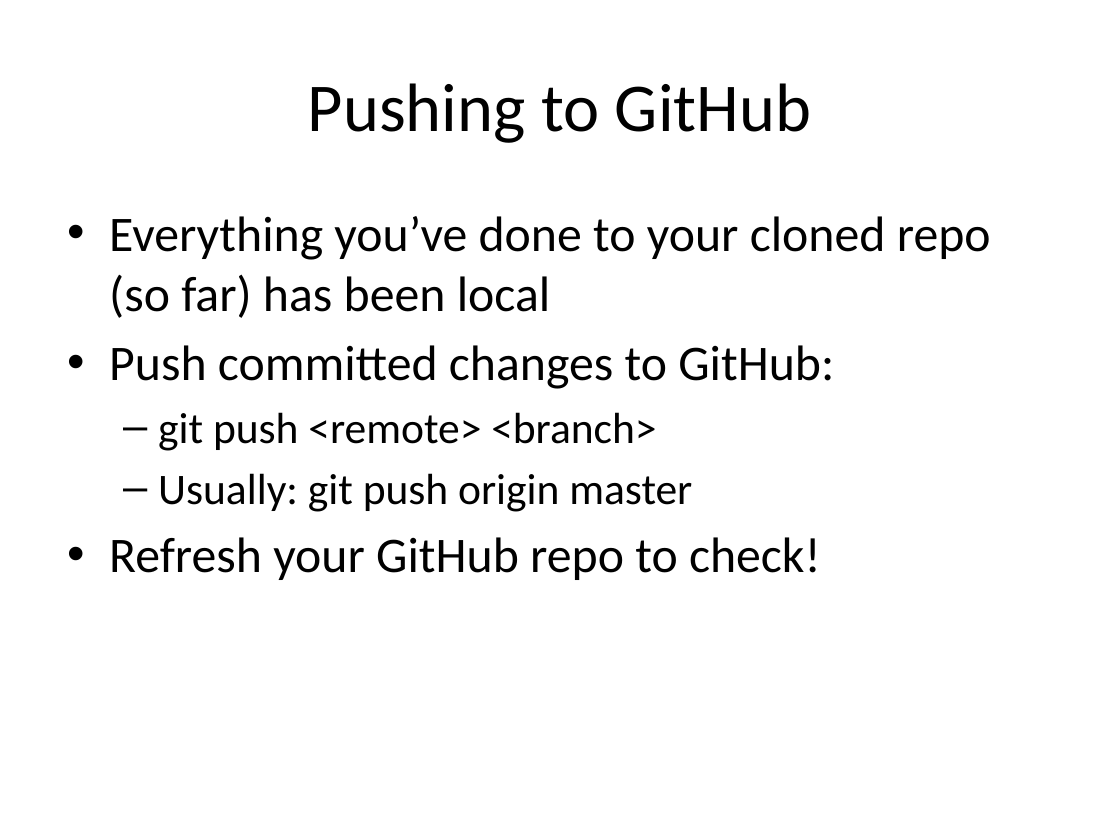
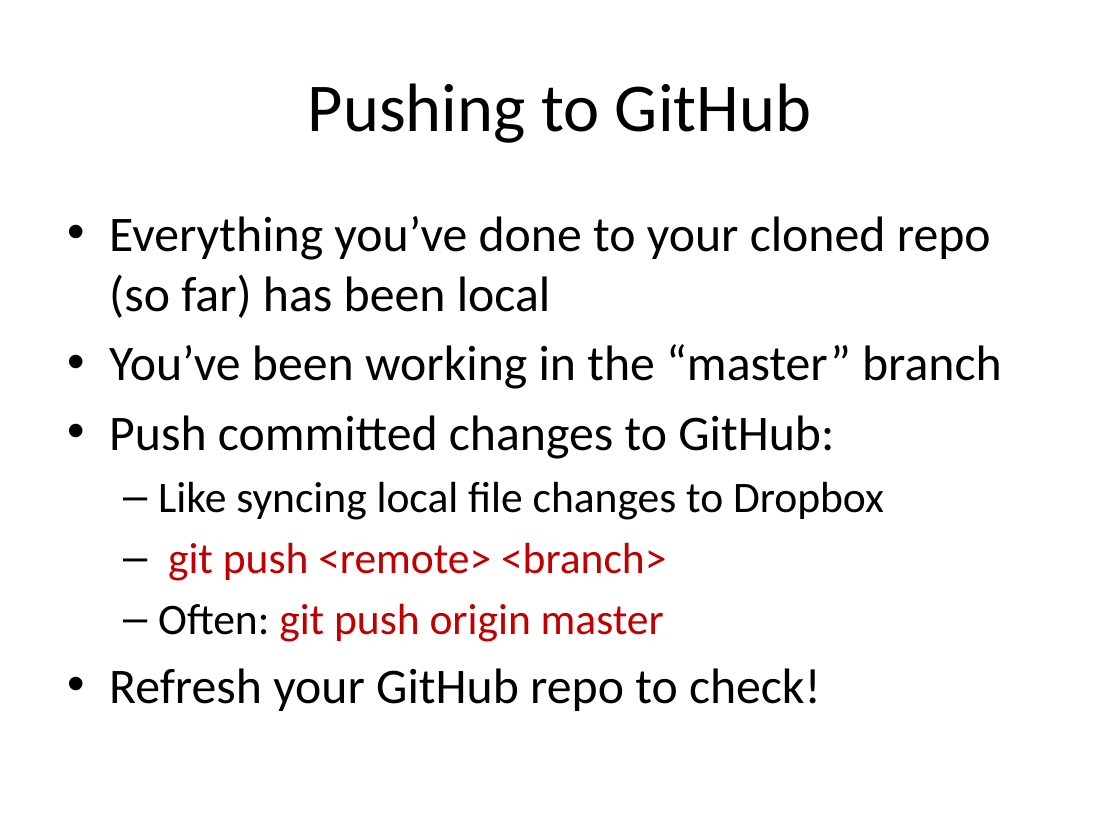
Before and after one commit to ajschumacher/gadsdc, a slide deck: slide 17 of 01-workflow/slides_git.pptx (slide 19 before the commit). Drawn at 1120x840 pixels with LibreOffice and Linux fonts; fonts in the diff are those of the drawing. Boxes give left, top, right and bottom in pixels: in the first picture for what was removed or moved away, otherwise in the second. Text is boxed around its words. In the diff, an @@ line names an element or a change of style, - is before the commit and + after.

```diff
--- a/01-workflow/slides_git.pptx
+++ b/01-workflow/slides_git.pptx
@@ text at bbox=[109, 344, 1002, 389]: paragraph added @@
+• You’ve been working in the “master” branch
@@ text at bbox=[158, 481, 884, 520]: paragraph added @@
+  – Like syncing local file changes to Dropbox
@@ text at bbox=[168, 542, 666, 581]: text colour #000000 to #C00000 in "git push <remote> <branch>" @@
@@ text at bbox=[158, 603, 664, 642]: text changed; text colour #000000 to #C00000 @@
-  – Usually: git push origin master
+  – Often: git push origin master
```
Also in this commit, not shown: 21 other slides changed, 1 slide added, 2 slides removed, 1 other file.
